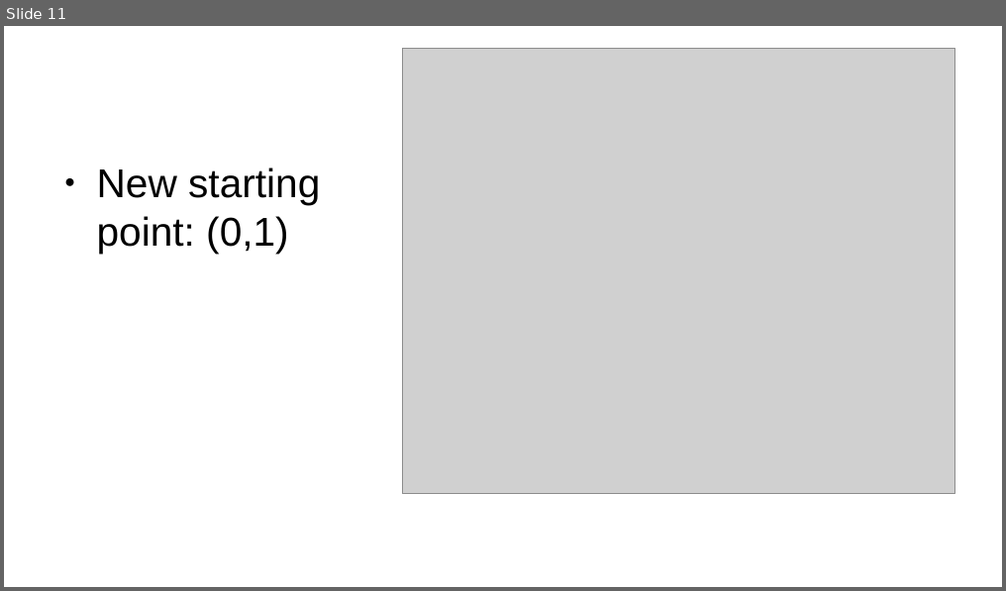
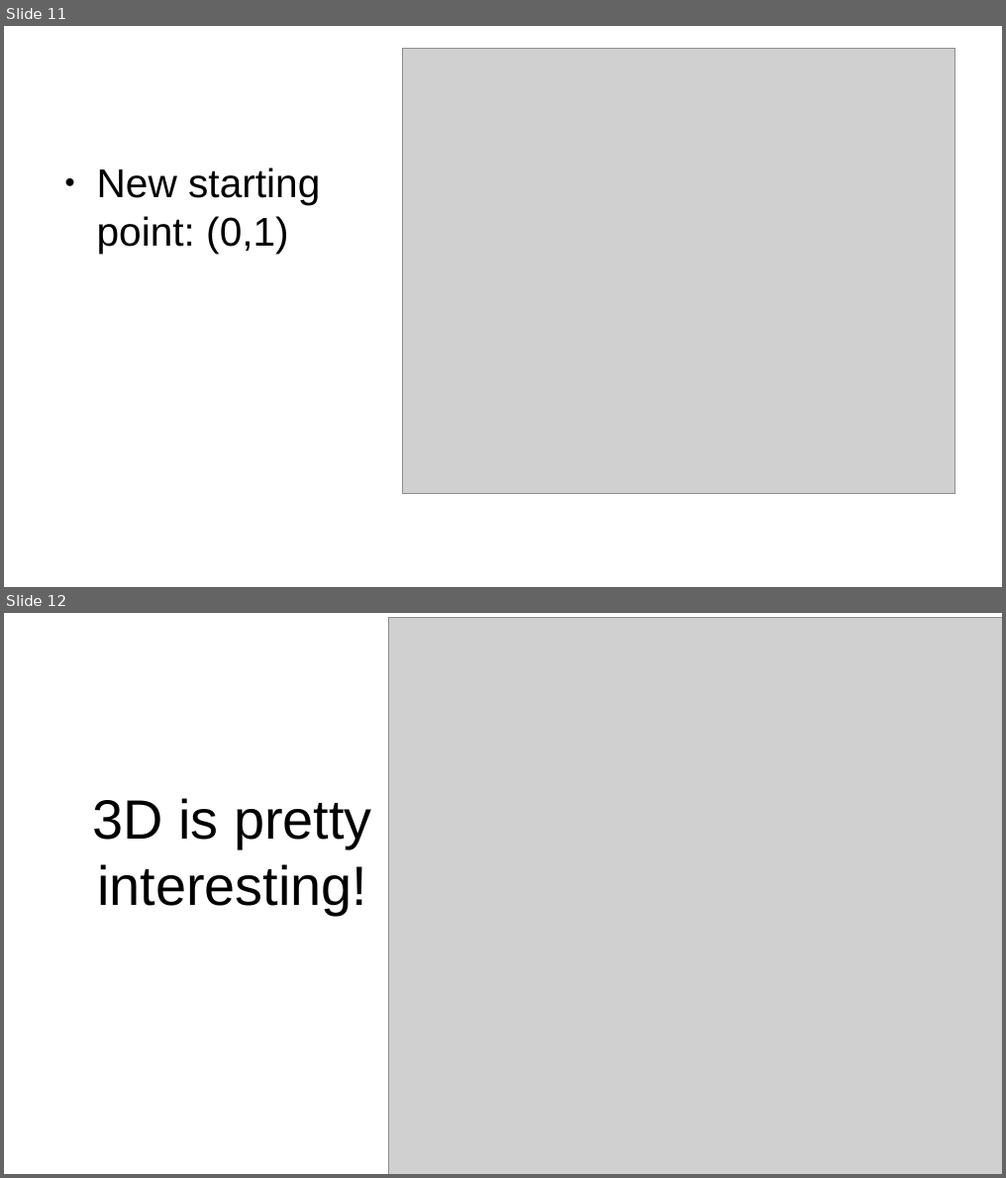
Before and after one commit to blake5634/CalTrajOpt, a slide deck: TrajectoryOptimizationforCalibration.odp. Shown one above the other, each under a label of ours: slide 11 before the commit, slides 11 and 12 after it. The pictures are 1006x591 and 1006x1178 pixels, drawn with LibreOffice and Linux fonts; fonts in the diff are those of the drawing; grey boxes stand for pictures. Boxes give left, top, right and bottom in pixels: in the first picture for what was removed or moved away, otherwise in the second. Text is boxed around its words. In the diff, an @@ line names an element or a change of style, - is before the commit and + after.

```diff
--- a/TrajectoryOptimizationforCalibration.odp
+++ b/TrajectoryOptimizationforCalibration.odp
@@ slide 12 added at (4,613,1002,1174), background #FFFFFF @@
@@ picture added at (389,618,1002,1174) @@
@@ title added at (93,798,372,915), 44 pt, text #000000 @@
+3D is pretty interesting!
```
Also in this commit, not shown: 3 other files.
